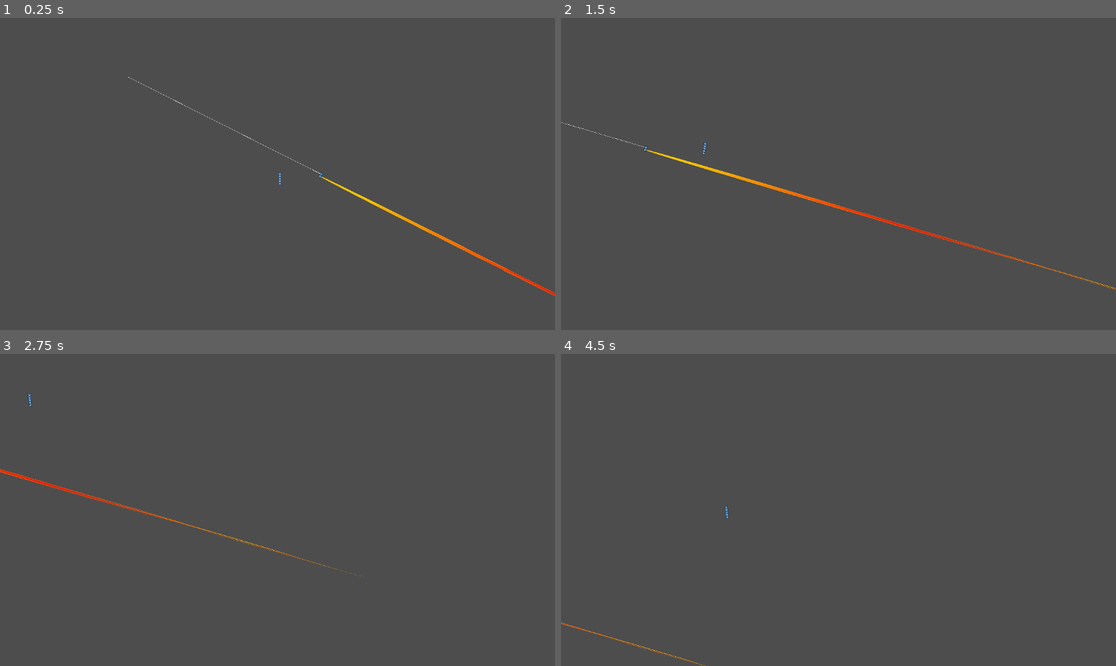
Above: before the commit, frames 1-4 (two rows, left to right).
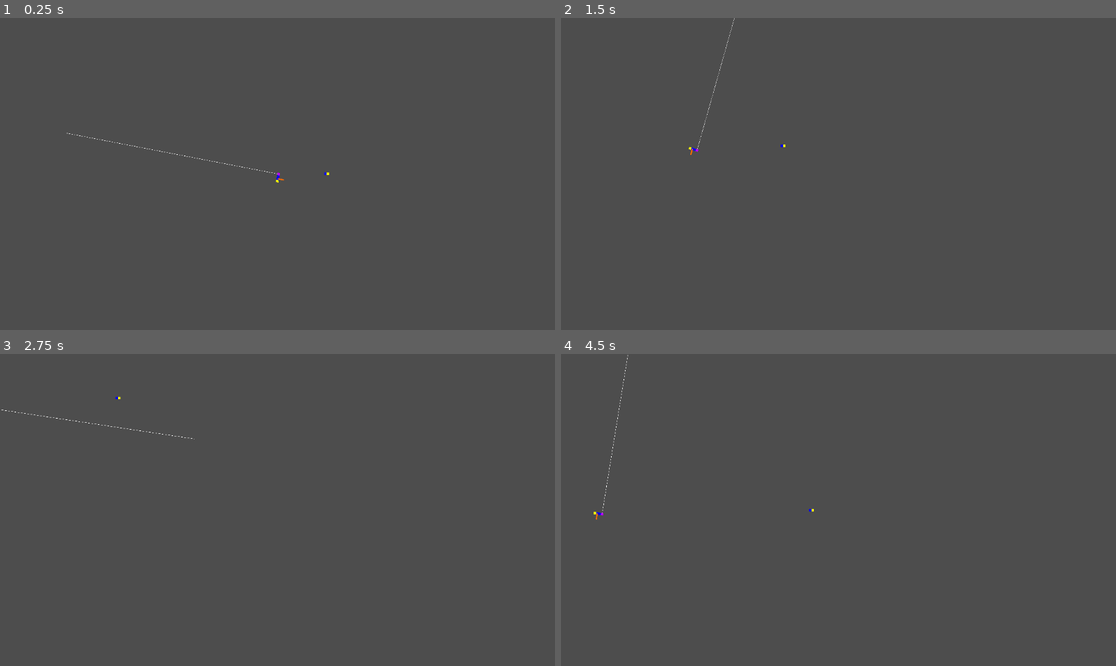
Above: after the commit, the same moments.

Repository: 06gusmog/EVOLUTIONATOR-4000
Game: Godot game, scene res://Misc/testworld.tscn
The game is run twice, just before and just after one commit, with the same random seed, the same clock (stepped at 60 frames per second) and the same inputs. The engine's default icon, where the game draws it, is replaced by a stand-in: a white triangle on a blue panel in a dark square.
Inputs:
- Up to frame 1 (0.25 s): no input
- Up to frame 2 (1.5 s): hold Right (right) 0.53-1.28 s; tap Shift (zoom_in) at 0.6 s; hold Down (down) from 1.28 s (still down); tap Ctrl (zoom_out) at 1.35 s
- Up to frame 3 (2.75 s): release Down (down) at 2.03 s; hold Right (right) from 2.03 s (still down); tap Shift (zoom_in) at 2.1 s
- Up to frame 4 (4.5 s): release Right (right) at 2.78 s; hold Up (up) 2.78-3.53 s; tap Ctrl (zoom_out) at 2.85, 4.35 s; hold Left (left) from 3.53 s (still down); tap Shift (zoom_in) at 3.6 s

The runs differ from the first frame. In frame 1, 0.6% of the frame differs, in the area x 12-100%, y 18-90%; in frame 2, 0.8%, in the area x 0-100%, y 0-88%; in frame 3, 0.5%; in frame 4, 0.2%.
Error after the commit: Out of bounds get index '0' (on base: 'String') (res://Standards/Cell.gd:27)

Commit message:
Color update
Simplified the colors to 1 pixel textures, and I labeled the colors in a text document

Diff:
--- a/Godot/Cell Types/Scenes/eating_cell.tscn
+++ b/Godot/Cell Types/Scenes/eating_cell.tscn
@@ -2,12 +2,12 @@
 
 [ext_resource type="Shape2D" uid="uid://v66p2r8ukumf" path="res://Standards/cell_shape.tres" id="1_mso51"]
 [ext_resource type="Script" path="res://Cell Types/Scripts/EatingCell.gd" id="2_bprx4"]
-[ext_resource type="Texture2D" uid="uid://b4jpaasw3jigd" path="res://icon.svg" id="3_j7yaj"]
+[ext_resource type="Texture2D" uid="uid://be6tg6lcyhdvt" path="res://Misc/visuals/1_white_pixel.png" id="3_eb0i2"]
 
 [node name="EatingCell" type="CollisionShape2D"]
 shape = ExtResource("1_mso51")
 script = ExtResource("2_bprx4")
 
 [node name="Sprite2D" type="Sprite2D" parent="."]
-scale = Vector2(0.01, 0.01)
-texture = ExtResource("3_j7yaj")
+modulate = Color(1, 0, 0, 1)
+texture = ExtResource("3_eb0i2")
--- a/Godot/Cell Types/Scenes/eye_cell.tscn
+++ b/Godot/Cell Types/Scenes/eye_cell.tscn
@@ -2,7 +2,7 @@
 
 [ext_resource type="Shape2D" uid="uid://v66p2r8ukumf" path="res://Standards/cell_shape.tres" id="1_qni4f"]
 [ext_resource type="Script" path="res://Cell Types/Scripts/EyeCell.gd" id="2_x5267"]
-[ext_resource type="Texture2D" uid="uid://b4jpaasw3jigd" path="res://icon.svg" id="3_yfibe"]
+[ext_resource type="Texture2D" uid="uid://be6tg6lcyhdvt" path="res://Misc/visuals/1_white_pixel.png" id="3_q8c7u"]
 
 [node name="EyeCell" type="CollisionShape2D"]
 shape = ExtResource("1_qni4f")
@@ -14,5 +14,5 @@
 width = 0.1
 
 [node name="Sprite2D" type="Sprite2D" parent="."]
-scale = Vector2(0.01, 0.01)
-texture = ExtResource("3_yfibe")
+modulate = Color(0.737255, 0, 1, 1)
+texture = ExtResource("3_q8c7u")
--- a/Godot/Cell Types/Scenes/move_cell.tscn
+++ b/Godot/Cell Types/Scenes/move_cell.tscn
@@ -1,19 +1,19 @@
-[gd_scene load_steps=5 format=3 uid="uid://dckrm3mxbo3u4"]
+[gd_scene load_steps=4 format=3 uid="uid://dckrm3mxbo3u4"]
 
 [ext_resource type="Shape2D" uid="uid://v66p2r8ukumf" path="res://Standards/cell_shape.tres" id="1_xbmwd"]
 [ext_resource type="Script" path="res://Cell Types/Scripts/MoveCell.gd" id="2_s8h12"]
-[ext_resource type="Texture2D" uid="uid://b4jpaasw3jigd" path="res://icon.svg" id="3_dvi2k"]
-[ext_resource type="Texture2D" uid="uid://cyo72hx4x8bq2" path="res://Misc/visuals/fire_trail.png" id="4_r1o0t"]
+[ext_resource type="Texture2D" uid="uid://be6tg6lcyhdvt" path="res://Misc/visuals/1_white_pixel.png" id="3_abilo"]
 
 [node name="MoveCell" type="CollisionShape2D"]
 shape = ExtResource("1_xbmwd")
 script = ExtResource("2_s8h12")
 
 [node name="Sprite2D" type="Sprite2D" parent="."]
-scale = Vector2(0.01, 0.01)
-texture = ExtResource("3_dvi2k")
+modulate = Color(0, 0, 1, 1)
+texture = ExtResource("3_abilo")
 
 [node name="Sprite2D2" type="Sprite2D" parent="."]
-scale = Vector2(0.02, 0.02)
-texture = ExtResource("4_r1o0t")
-offset = Vector2(0, -50)
+modulate = Color(1, 0.423529, 0, 1)
+scale = Vector2(0.5, 1)
+texture = ExtResource("3_abilo")
+offset = Vector2(0, -0.5)
--- a/Godot/Cell Types/Scenes/neuron_cell.tscn
+++ b/Godot/Cell Types/Scenes/neuron_cell.tscn
@@ -2,12 +2,12 @@
 
 [ext_resource type="Shape2D" uid="uid://v66p2r8ukumf" path="res://Standards/cell_shape.tres" id="1_mm8el"]
 [ext_resource type="Script" path="res://Cell Types/Scripts/NeuronCell.gd" id="2_vbl14"]
-[ext_resource type="Texture2D" uid="uid://b4jpaasw3jigd" path="res://icon.svg" id="3_4q5gl"]
+[ext_resource type="Texture2D" uid="uid://be6tg6lcyhdvt" path="res://Misc/visuals/1_white_pixel.png" id="3_11kg0"]
 
 [node name="NeuronCell" type="CollisionShape2D"]
 shape = ExtResource("1_mm8el")
 script = ExtResource("2_vbl14")
 
 [node name="Sprite2D" type="Sprite2D" parent="."]
-scale = Vector2(0.01, 0.01)
-texture = ExtResource("3_4q5gl")
+modulate = Color(1, 1, 0, 1)
+texture = ExtResource("3_11kg0")
--- a/Godot/Cell Types/Scenes/rotation_cell.tscn
+++ b/Godot/Cell Types/Scenes/rotation_cell.tscn
@@ -1,13 +1,13 @@
 [gd_scene load_steps=4 format=3 uid="uid://gfextyf3ua3h"]
 
 [ext_resource type="Shape2D" uid="uid://v66p2r8ukumf" path="res://Standards/cell_shape.tres" id="1_8pdec"]
-[ext_resource type="Texture2D" uid="uid://b4jpaasw3jigd" path="res://icon.svg" id="2_68n6y"]
 [ext_resource type="Script" path="res://Cell Types/Scripts/RotationCell.gd" id="2_83uaw"]
+[ext_resource type="Texture2D" uid="uid://be6tg6lcyhdvt" path="res://Misc/visuals/1_white_pixel.png" id="3_h317v"]
 
 [node name="RotationCell" type="CollisionShape2D"]
 shape = ExtResource("1_8pdec")
 script = ExtResource("2_83uaw")
 
 [node name="Sprite2D" type="Sprite2D" parent="."]
-scale = Vector2(0.01, 0.01)
-texture = ExtResource("2_68n6y")
+modulate = Color(0, 1, 0, 1)
+texture = ExtResource("3_h317v")
--- a/Godot/Misc/Creature.gd
+++ b/Godot/Misc/Creature.gd
@@ -2,6 +2,8 @@
 var DNA : Array
 var killing_queue : Array
 var cells : Array
+
+@export var cell_weight : float
 
 @onready var visual_effects_root_node = $"Visual Effects"
 
@@ -16,6 +18,7 @@
 		add_child(cell_instance)
 		cell_instance.unpack(RNA, str(i))
 		i += 1
+	mass = i * cell_weight
 	cells = get_children()
 	cells.pop_front()
 
@@ -51,6 +54,7 @@
 		for cell in cells:
 			if cell.cellID in killing_queue:
 				cell.queue_free()
+				mass -= 1
 				continue
 			cell.remove_connections(killing_queue)
 			placeholder_cells.append(cell)
--- a/Godot/Misc/creature.tscn
+++ b/Godot/Misc/creature.tscn
@@ -4,8 +4,9 @@
 
 [node name="Creature" type="RigidBody2D"]
 linear_damp = 2.0
-angular_damp = 2.0
+angular_damp = 5.0
 script = ExtResource("1_2isnp")
+cell_weight = 1.0
 
 [node name="Visual Effects" type="Node2D" parent="."]
 
--- a/Godot/Misc/testworld.gd
+++ b/Godot/Misc/testworld.gd
@@ -6,17 +6,14 @@
 
 var creatures = [
 	[
-		{'Type':'test_cell', 'Position':Vector2(1,0), 'Connections':[], 'Special Sauce':'1234'},
-		{'Type':'test_cell', 'Position':Vector2(1,1), 'Connections':[], 'Special Sauce':'1234'},
-		{'Type':'test_cell', 'Position':Vector2(1,2), 'Connections':[], 'Special Sauce':'1234'},
-		{'Type':'test_cell', 'Position':Vector2(1,3), 'Connections':[], 'Special Sauce':'1234'},
-		{'Type':'test_cell', 'Position':Vector2(1,4), 'Connections':[], 'Special Sauce':'1234'}
+		{'Type':'eye_cell', 'Position':Vector2(1,0), 'Connections':[], 'Special Sauce':'009'},
+		{'Type':'move_cell', 'Position':Vector2(1,1), 'Connections':['0'], 'Special Sauce':'1234'},
+		{'Type':'move_cell', 'Position':Vector2(1,2), 'Connections':['3'], 'Special Sauce':'005'},
+		{'Type':'neuron_cell', 'Position':Vector2(1,3), 'Connections':[], 'Special Sauce':'0051'}
 	],
 	[
-		{'Type':'eye_cell', 'Position':Vector2(1,0), 'Connections':[], 'Special Sauce':'009'},
-		{'Type':'move_cell', 'Position':Vector2(1,1), 'Connections':['0'], 'Special Sauce':'1234'},
-		{'Type':'move_cell', 'Position':Vector2(1,1), 'Connections':['3'], 'Special Sauce':'005'},
-		{'Type':'neuron_cell', 'Position':Vector2(1,1), 'Connections':[], 'Special Sauce':'0051'}
+		{'Type':'move_cell', 'Position':Vector2(0,0), 'Connections':['1'], 'Special Sauce':'004'},
+		{'Type':'neuron_cell', 'Position':Vector2(1,0), 'Connections':[], 'Special Sauce':''}
 	]
 ]
 
Binary file added: Godot/Misc/visuals/1_white_pixel.png
Not shown, added: Godot/Misc/visuals/1_white_pixel.png.import
Not shown, added: Godot/Misc/visuals/Colour Explanation.txt
